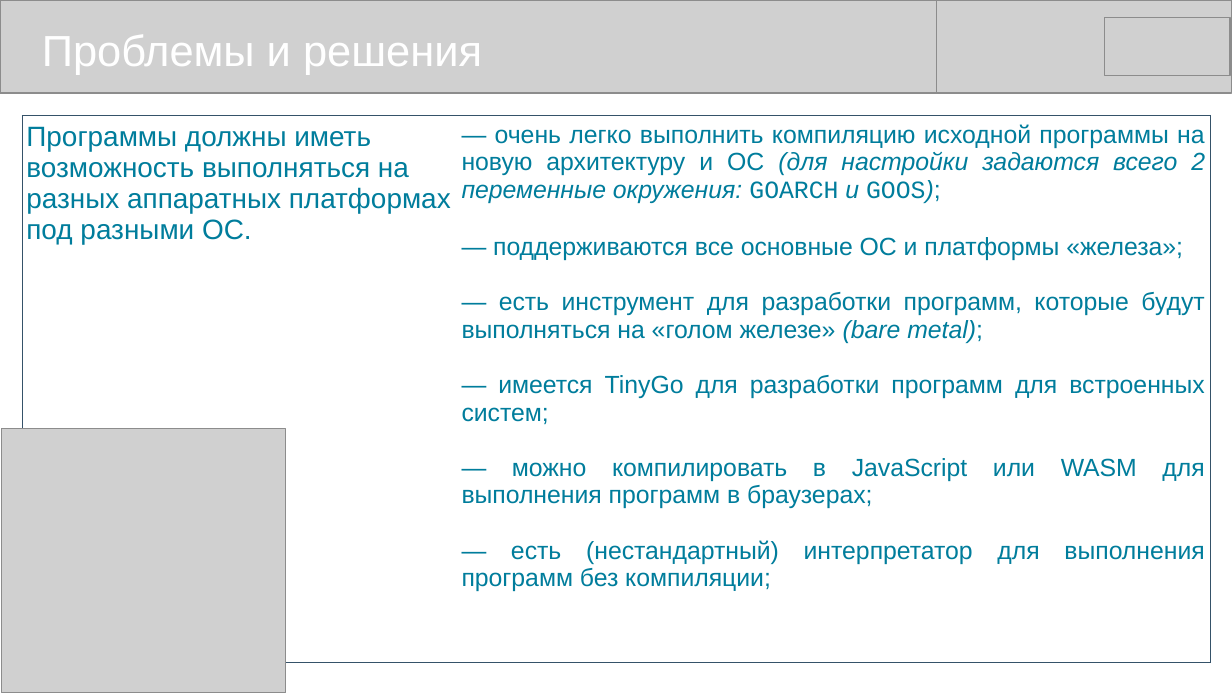
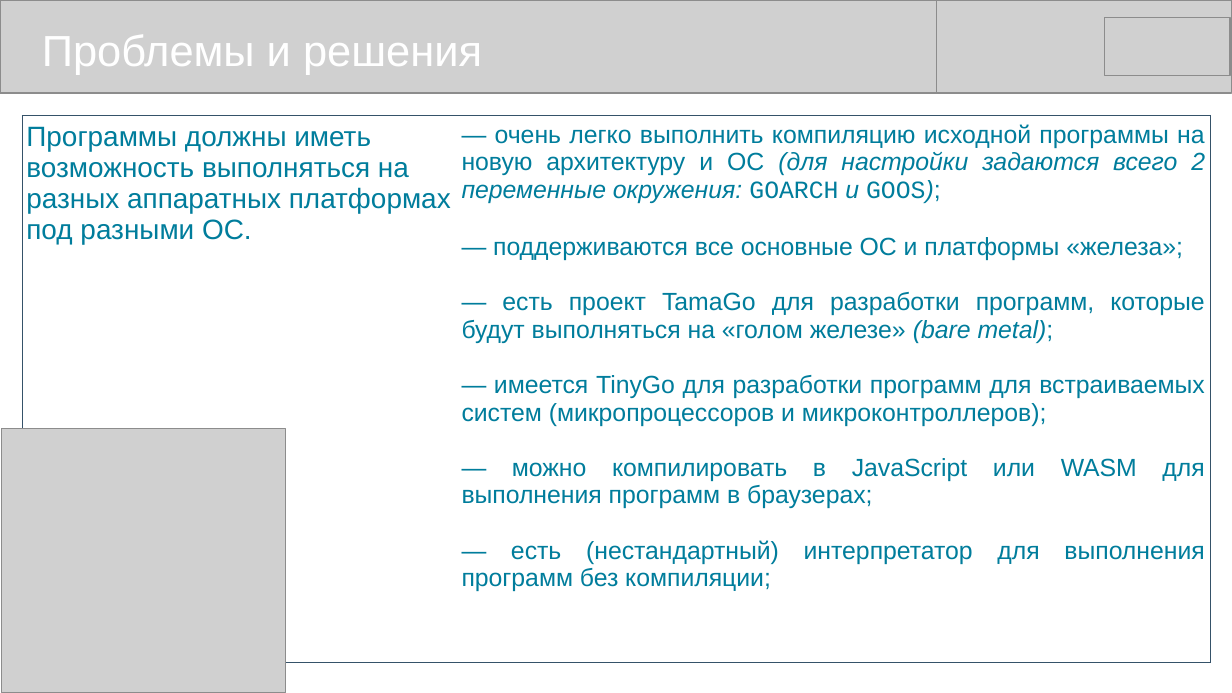
Before and after one commit to mike-shock/Go_language, a slide deck: slide 14 of view/Go_View.odp. Drawn at 1232x693 pixels with LibreOffice and Linux fonts; fonts in the diff are those of the drawing; grey boxes stand for pictures. Boxes give left, top, right and bottom in pixels: in the first picture for what was removed or moved away, otherwise in the second. Text is boxed around its words. In the diff, an @@ line names an element or a change of style, - is before the commit and + after.

```diff
--- a/view/Go_View.odp
+++ b/view/Go_View.odp
@@ table at (22, 115, 1211, 623) @@
-row 1, column 2: — очень легко выполнить компиляцию исходной программы на новую архитектуру и ОС (для настройки задаются всего 2 переменные окружения: GOARCH и GOOS); / — поддерживаются все основные ОС и платформы «железа»; / — есть инструмент для разработки программ, которые будут выполняться на «голом железе» (bare metal); / — имеется TinyGo для разработки программ для встроенных систем; / — можно компилировать в JavaScript или WASM для выполнения программ в браузерах; / — есть (нестандартный) интерпретатор для выполнения программ без компиляции;
+row 1, column 2: — очень легко выполнить компиляцию исходной программы на новую архитектуру и ОС (для настройки задаются всего 2 переменные окружения: GOARCH и GOOS); / — поддерживаются все основные ОС и платформы «железа»; / — есть проект TamaGo для разработки программ, которые будут выполняться на «голом железе» (bare metal); / — имеется TinyGo для разработки программ для встраиваемых систем (микропроцессоров и микроконтроллеров); / — можно компилировать в JavaScript или WASM для выполнения программ в браузерах; / — есть (нестандартный) интерпретатор для выполнения программ без компиляции;
```
Also in this commit, not shown: 10 other slides changed.
